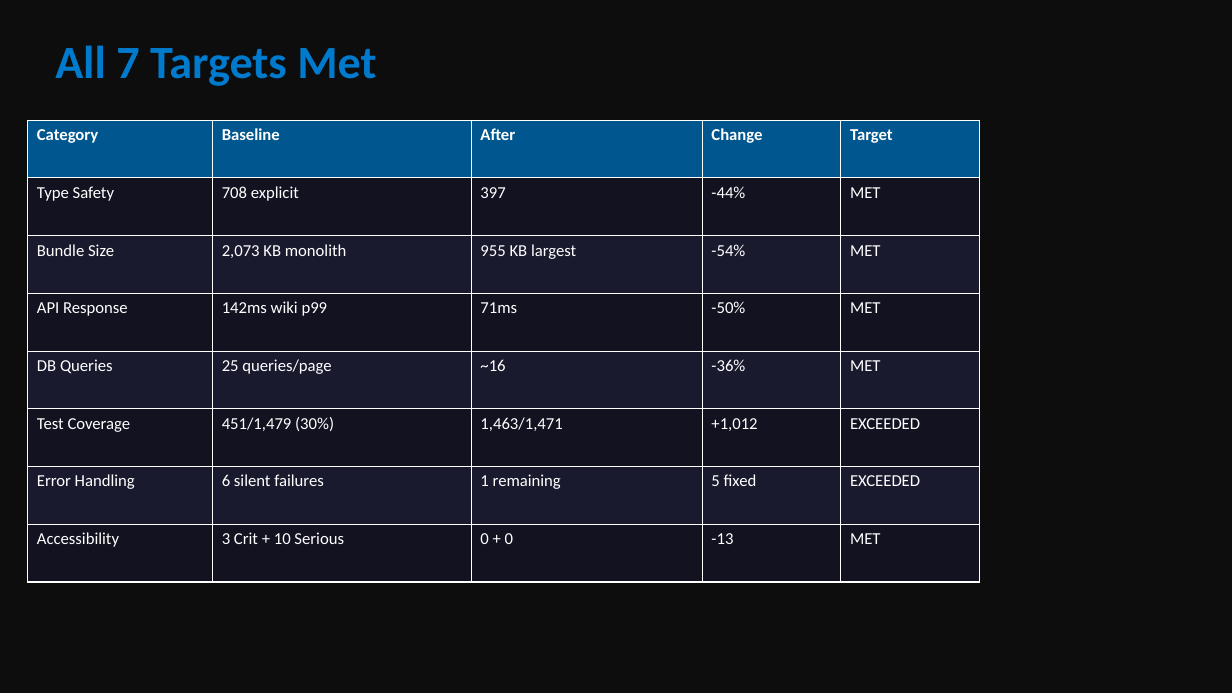
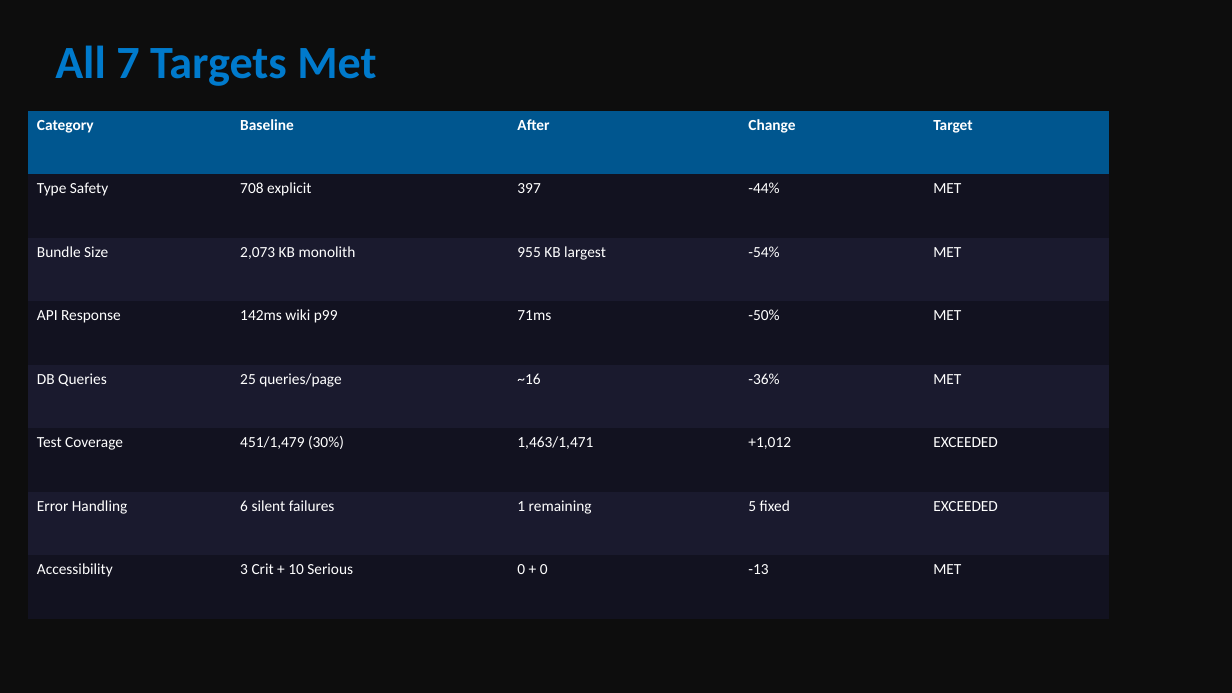
Before and after one commit to fsyeddev-a11y/ShipShape, a slide deck: slide 4 of docs/ShipShape-Final-Presentation.pptx (slide 3 before the commit). Drawn at 1232x693 pixels with LibreOffice and Linux fonts; fonts in the diff are those of the drawing. Boxes give left, top, right and bottom in pixels: in the first picture for what was removed or moved away, otherwise in the second. Text is boxed around its words. In the diff, an @@ line names an element or a change of style, - is before the commit and + after.

Commit message:
docs: update revert documentation with specific examples, regenerate PDF and presentation
Expanded the "Fixes Attempted and Reverted" section with detailed table
showing what changed, why it was reverted, and lessons learned for each
fix (backlinks .catch removal, syntax-highlighting API polling, WCAG
hover-focus conflict, timeout increase, batch CI failures).
Regenerated PDF and 32-slide presentation.

```diff
--- a/docs/ShipShape-Final-Presentation.pptx
+++ b/docs/ShipShape-Final-Presentation.pptx
@@ table at <box>28,111,1109,619</box> @@
@@ size 13 to 12 pt @@
@@ borders changed @@
@@ table: place and size @@
-table at <box>28,120,980,582</box>
+table at <box>28,111,1109,619</box>
```
Also in this commit, not shown: 10 other slides changed, 21 slides added, 5 slides removed, 4 other files.
